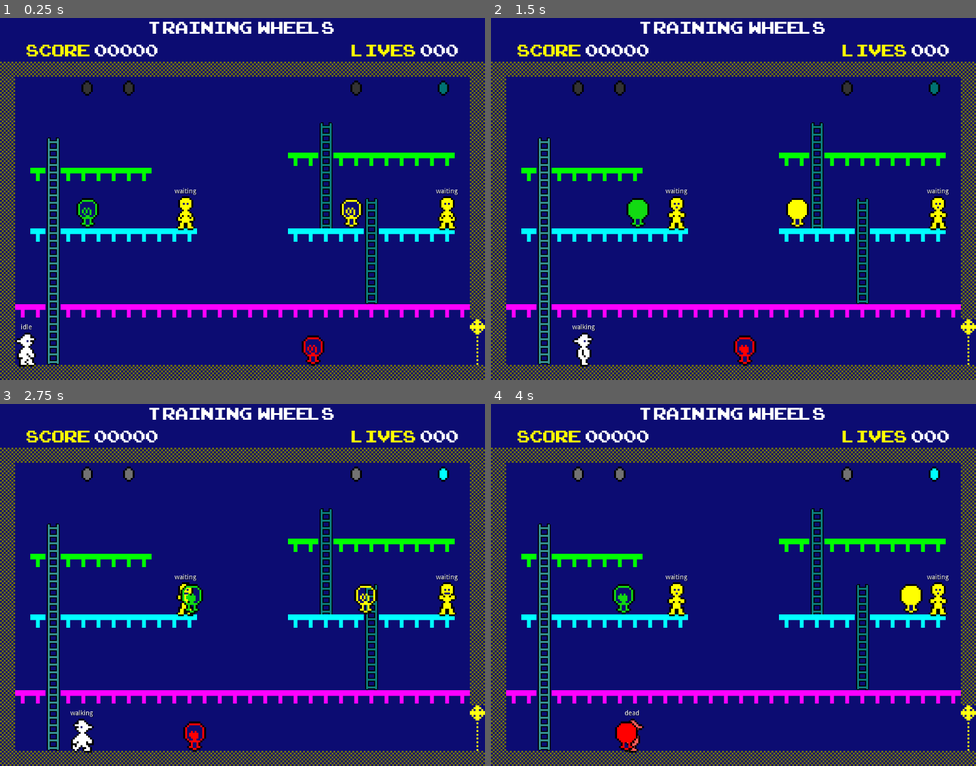
Above: before the commit, frames 1-4 (two rows, left to right).
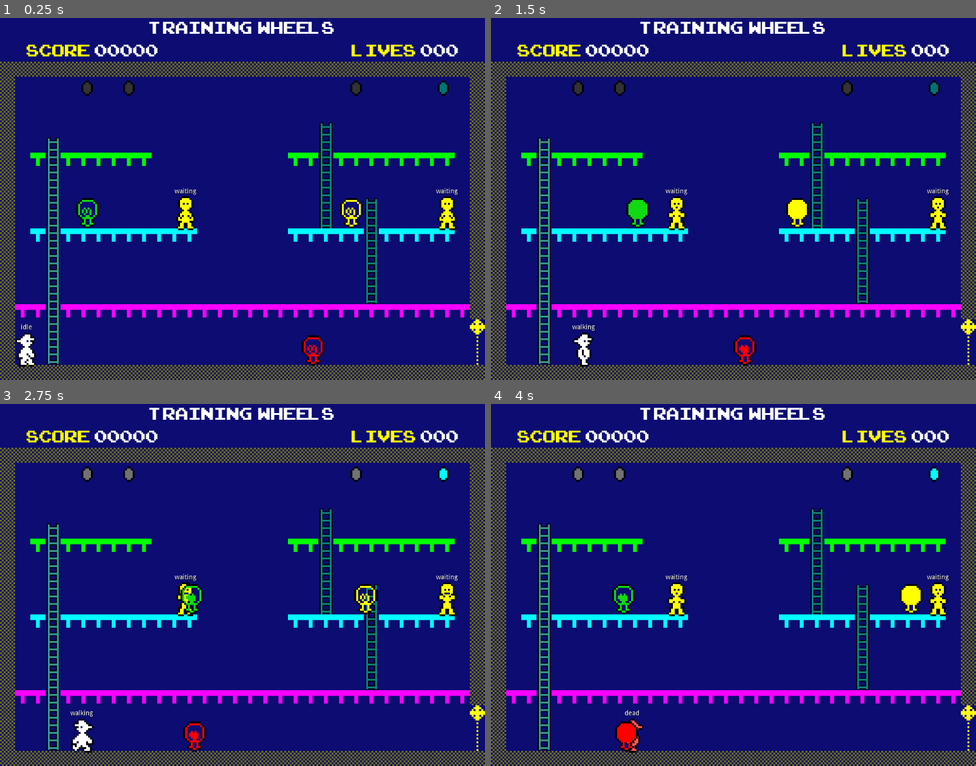
Above: after the commit, the same moments.

Repository: davidblackuk/fred-godot
Game: Godot game, scene res://Levels/Level 001.tscn
The game is run twice, just before and just after one commit, with the same random seed, the same clock (stepped at 60 frames per second) and the same inputs.
Inputs:
- Up to frame 1 (0.25 s): no input
- Up to frame 2 (1.5 s): hold Right (ui_right) from 0.53 s (still down); tap Up (ui_up) at 0.77 s
- Up to frame 3 (2.75 s): tap Up (ui_up) at 1.52 s; release Right (ui_right) at 2.03 s; hold Left (ui_left) from 2.03 s (still down)
- Up to frame 4 (4 s): release Left (ui_left) at 2.78 s; hold Right (ui_right) from 2.78 s (still down); tap Up (ui_up) at 3.02, 3.77 s

The runs differ from the first frame. In frame 1, 1.0% of the frame differs, in the area x 6-32%, y 37-46%; in frame 2, 1.0%; in frame 3, 1.0%; in frame 4, 1.0%.

Commit message:
refactoring to script based states

Diff:
--- a/Levels/Level 001.tscn
+++ b/Levels/Level 001.tscn
@@ -7,7 +7,7 @@
 [ext_resource path="res://controls/sky-box/SkyBox.tscn" type="PackedScene" id=5]
 [ext_resource path="res://Palette.tscn" type="PackedScene" id=6]
 [ext_resource path="res://Levels/LevelBase.gd" type="Script" id=7]
-[ext_resource path="res://sprites/victims/victim.tscn" type="PackedScene" id=8]
+[ext_resource path="res://victims/Victim.tscn" type="PackedScene" id=8]
 [ext_resource path="res://controls/score-hud/ScoreHud.tscn" type="PackedScene" id=9]
 [ext_resource path="res://sprites/enemies/Enemy.tscn" type="PackedScene" id=10]
 [ext_resource path="res://sprites/enemies/EnemyPath2D.gd" type="Script" id=11]
@@ -91,7 +91,7 @@
 collision_layer = 2
 collision_mask = 0
 format = 1
-tile_data = PoolIntArray( -196608, 13, 0, -196607, 13, 0, -1 …(598 unchanged characters)… 3, 0, 131103, 13, 0, 196608, 13, 0, 196627, 17, 0, 196628, 17, 0, 196630, 17, 0, 196631, 17, 0, 196632, 17, 0, 196633, 17, 0, 196634, 17, 0, 196635, 17, 0, 196636, 17, 0, 196637, 17, 0, 196639, 13, 0, 262144, 13, 0, 262146, 17, 0, 262148, 17, 0, 262149, 17, 0, 262150, 17, 0, 262151, 17, 0, 262152, 17, 0, 262153, 17, 0, 262175, 13, 0, 327680, 13, 0, 32771 …(1543 unchanged characters)…
+tile_data = PoolIntArray( -196608, 13, 0, -196607, 13, 0, -1 …(598 unchanged characters)… 3, 0, 131103, 13, 0, 196608, 13, 0, 196610, 17, 0, 196612, 17, 0, 196613, 17, 0, 196614, 17, 0, 196615, 17, 0, 196616, 17, 0, 196617, 17, 0, 196627, 17, 0, 196628, 17, 0, 196630, 17, 0, 196631, 17, 0, 196632, 17, 0, 196633, 17, 0, 196634, 17, 0, 196635, 17, 0, 196636, 17, 0, 196637, 17, 0, 196639, 13, 0, 262144, 13, 0, 262175, 13, 0, 327680, 13, 0, 32771 …(1543 unchanged characters)…
 
 [node name="Door" parent="." instance=ExtResource( 3 )]
 position = Vector2( 1008, 656 )
--- a/Levels/Level 002.tscn
+++ b/Levels/Level 002.tscn
@@ -8,10 +8,12 @@
 [ext_resource path="res://fred/Player.tscn" type="PackedScene" id=6]
 [ext_resource path="res://controls/sky-box/SkyBox.tscn" type="PackedScene" id=7]
 [ext_resource path="res://controls/score-hud/ScoreHud.tscn" type="PackedScene" id=8]
-[ext_resource path="res://sprites/victims/victim.tscn" type="PackedScene" id=9]
+[ext_resource path="res://victims/Victim.tscn" type="PackedScene" id=9]
 [ext_resource path="res://Ladder.tscn" type="PackedScene" id=10]
 [ext_resource path="res://tiles.tres" type="TileSet" id=11]
 [ext_resource path="res://Palette.gd" type="Script" id=12]
+
+
 
 
 
--- a/Levels/Level 003.tscn
+++ b/Levels/Level 003.tscn
@@ -7,11 +7,13 @@
 [ext_resource path="res://controls/sky-box/SkyBox.tscn" type="PackedScene" id=5]
 [ext_resource path="res://Palette.tscn" type="PackedScene" id=6]
 [ext_resource path="res://Levels/LevelBase.gd" type="Script" id=7]
-[ext_resource path="res://sprites/victims/victim.tscn" type="PackedScene" id=8]
+[ext_resource path="res://victims/Victim.tscn" type="PackedScene" id=8]
 [ext_resource path="res://controls/score-hud/ScoreHud.tscn" type="PackedScene" id=9]
 [ext_resource path="res://sprites/enemies/Enemy.tscn" type="PackedScene" id=10]
 [ext_resource path="res://sprites/enemies/EnemyPath2D.gd" type="Script" id=11]
 [ext_resource path="res://controls/moving-platforms/MovingPlatform.tscn" type="PackedScene" id=15]
+
+
 
 [sub_resource type="GDScript" id=1]
 script/source = "tool
--- a/fred/Player.gd
+++ b/fred/Player.gd
@@ -1,7 +1,6 @@
 extends KinematicBody2D
 
 signal update_hud()
-
 
 const HORIZONTAL_VELOCITY = 150
 const JUMP_VELOCITY = 320
@@ -13,9 +12,7 @@
 onready var sprite = get_node("Sprite")
 
 var motion = Vector2()
-
 var active_ladders = []
-
 var has_enemy_hit = false
 
 # follows the current jump height, negative on the way up, positive on falling after reaching
@@ -67,8 +64,6 @@
 		sprite.set_flip_h(false)
 		motion.x = HORIZONTAL_VELOCITY
 
-
-
 func climb():
 	motion.x = 0
 	motion.y = 0
--- a/fred/PlayerStateMachine.gd
+++ b/fred/PlayerStateMachine.gd
@@ -1,4 +1,4 @@
-extends "res://common/StateMachine.gd"
+extends "res://state-machine/StateMachine.gd"
 
 const STATE_WALKING = "walking"
 const STATE_JUMPING = "jumping"
--- /dev/null
+++ b/fred/states/Climbing.gd
@@ -0,0 +1 @@
+extends "res://state-machine/StateMachineState.gd"
--- /dev/null
+++ b/fred/states/Dead.gd
@@ -0,0 +1 @@
+extends "res://state-machine/StateMachineState.gd"
--- /dev/null
+++ b/fred/states/Dying.gd
@@ -0,0 +1 @@
+extends "res://state-machine/StateMachineState.gd"
--- /dev/null
+++ b/fred/states/Falling.gd
@@ -0,0 +1 @@
+extends "res://state-machine/StateMachineState.gd"
--- /dev/null
+++ b/fred/states/Idle.gd
@@ -0,0 +1 @@
+extends "res://state-machine/StateMachineState.gd"
--- /dev/null
+++ b/fred/states/Jumping.gd
@@ -0,0 +1 @@
+extends "res://state-machine/StateMachineState.gd"
--- /dev/null
+++ b/fred/states/Walking.gd
@@ -0,0 +1 @@
+extends "res://state-machine/StateMachineState.gd"
--- a/project.godot
+++ b/project.godot
@@ -17,11 +17,17 @@
 "base": "Node",
 "class": "StateMachine",
 "language": "GDScript",
-"path": "res://common/StateMachine.gd"
+"path": "res://state-machine/StateMachine.gd"
+}, {
+"base": "Node",
+"class": "StateMachineState",
+"language": "GDScript",
+"path": "res://state-machine/StateMachineState.gd"
 } ]
 _global_script_class_icons={
 "Palette": "",
-"StateMachine": ""
+"StateMachine": "",
+"StateMachineState": ""
 }
 
 [application]
--- /dev/null
+++ b/state-machine/StateMachineState.gd
@@ -0,0 +1,3 @@
+extends Node
+
+class_name StateMachineState
--- a/sprites/victims/victim.tscn
+++ b/victims/Victim.tscn
@@ -1,10 +1,12 @@
 [gd_scene load_steps=9 format=2]
 
 [ext_resource path="res://images/victims/twoup.png" type="Texture" id=1]
-[ext_resource path="res://sprites/victims/victim.gd" type="Script" id=2]
+[ext_resource path="res://victims/Victim.gd" type="Script" id=2]
 [ext_resource path="res://sfx/victims/victim_rescue_1.wav" type="AudioStream" id=3]
-[ext_resource path="res://sprites/victims/VictimStateMachine.gd" type="Script" id=4]
+[ext_resource path="res://victims/VictimStateMachine.gd" type="Script" id=4]
 [ext_resource path="res://controls/state-machine-hud/StateMachineHUD.tscn" type="PackedScene" id=5]
+
+
 
 
 
--- a/sprites/victims/VictimStateMachine.gd
+++ b/victims/VictimStateMachine.gd
@@ -1,4 +1,4 @@
-extends "res://common/StateMachine.gd"
+extends "res://state-machine/StateMachine.gd"
 
 const STATE_WAITING = "waiting"
 const STATE_RESCUED = "rescued"
--- /dev/null
+++ b/victims/states/Waiting.gd
@@ -0,0 +1,16 @@
+extends Node
+
+
+# Declare member variables here. Examples:
+# var a = 2
+# var b = "text"
+
+
+# Called when the node enters the scene tree for the first time.
+func _ready():
+	pass # Replace with function body.
+
+
+# Called every frame. 'delta' is the elapsed time since the previous frame.
+#func _process(delta):
+#	pass
Renamed: common/StateMachine.gd -> state-machine/StateMachine.gd
Renamed: sprites/victims/victim.gd -> victims/Victim.gd
Renamed: sprites/victims/Node.gd -> victims/states/Rescued.gd
